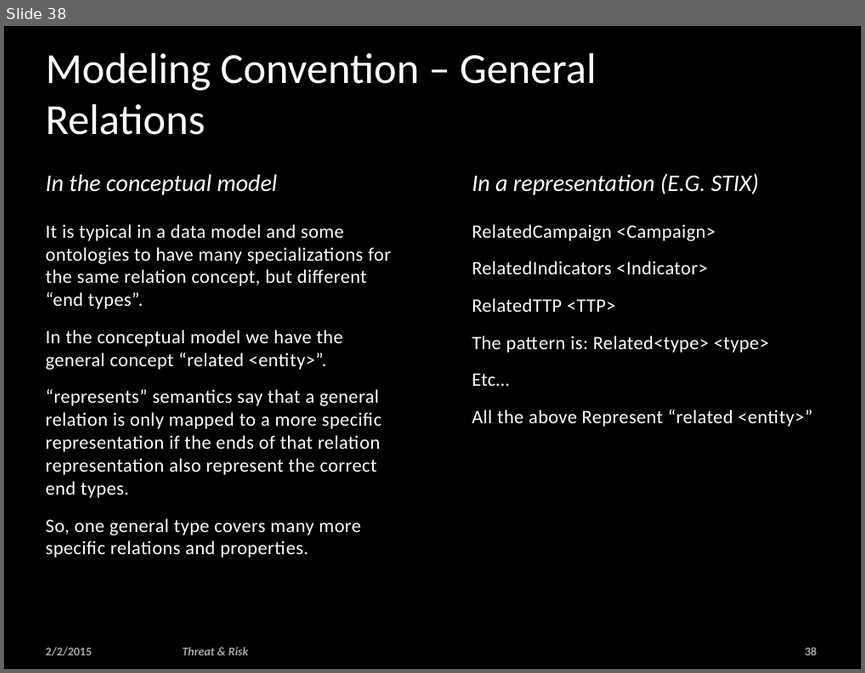
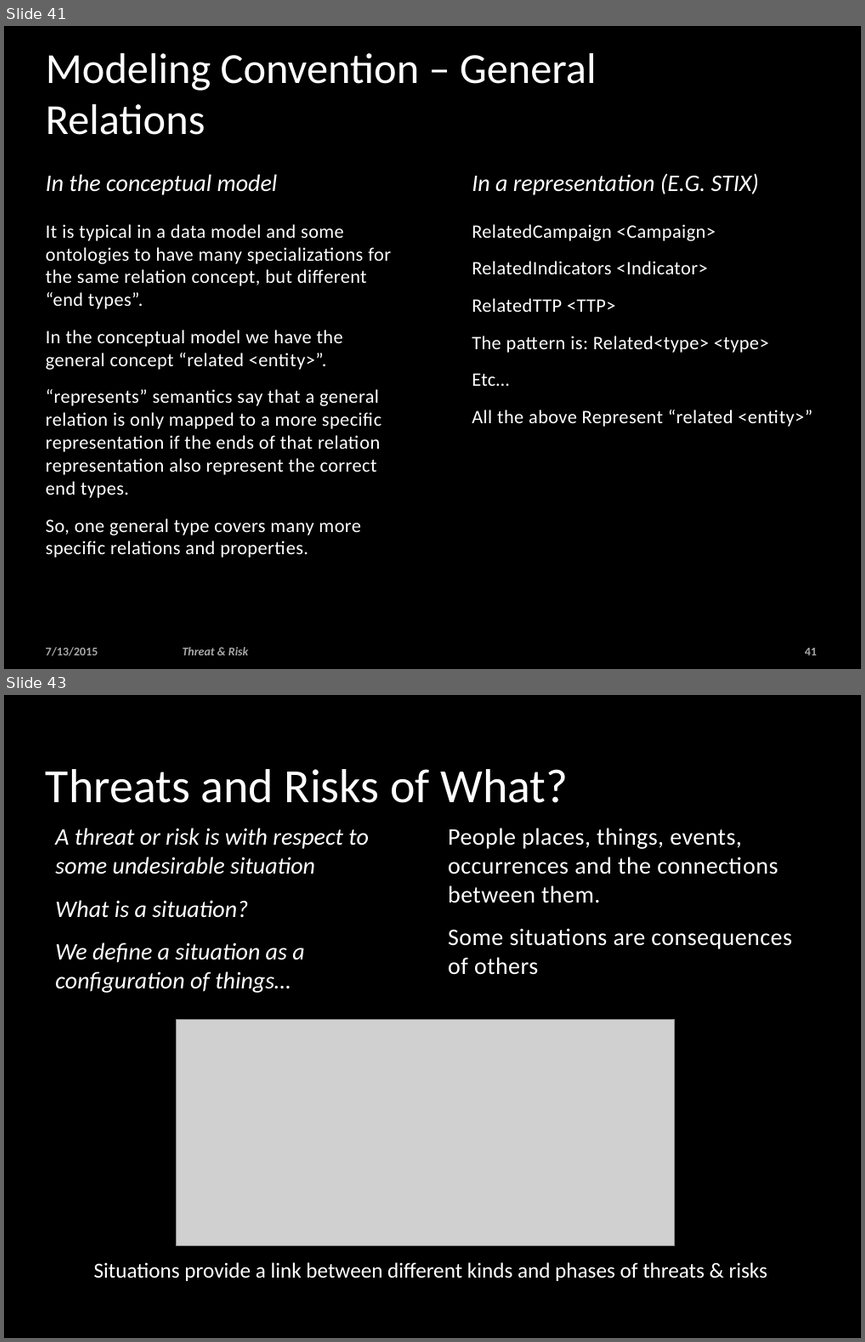
Before and after one commit to omg-threat-modeling/phase1, a slide deck: Team/Threat-risk -enguagement.pptx. Shown one above the other, each under a label of ours: slide 38 before the commit, slides 41 and 43 after it; the slides between them are not shown. The pictures are 865x673 and 865x1342 pixels, drawn with LibreOffice and Linux fonts; fonts in the diff are those of the drawing; grey boxes stand for pictures; background and template pictures are left out. Boxes give left, top, right and bottom in pixels: in the first picture for what was removed or moved away, otherwise in the second. Text is boxed around its words. In the diff, an @@ line names an element or a change of style, - is before the commit and + after.

```diff
--- a/Team/Threat-risk -enguagement.pptx
+++ b/Team/Threat-risk -enguagement.pptx
@@ slide 43 added at (4, 695, 861, 1338), background picture (left out); not listed: 1 template element that a slide beside it also shows @@
@@ title added at (46, 769, 568, 803), 40 pt, text #FFFFFF @@
+Threats and Risks of What?
@@ text added at (55, 828, 368, 993), 20 pt, text #FFFFFF, italic @@
+A threat or risk is with respect to some undesirable situation
+What is a situation?
+We define a situation as a configuration of things…
@@ text added at (448, 828, 792, 975), 20 pt, text #FFFFFF @@
+People places, things, events, occurrences and the connections between them.
+Some situations are consequences of others
@@ picture added at (177, 1019, 675, 1245) @@
@@ text added at (94, 1262, 767, 1281), 18 pt, text #FFFFFF @@
+Situations provide a link between different kinds and phases of threats & risks
@@ what was slide 38 is now slide 41 @@
@@ slide 41 changed as well @@
@@ text at (46, 646, 98, 656): text changed @@
-2/2/2015
+7/13/2015
@@ page number at (805, 647, 817, 655): text changed @@
-38
+41
```
Also in this commit, not shown: 48 other slides changed, 25 other slides added, 8 slides removed, 2 other files.
